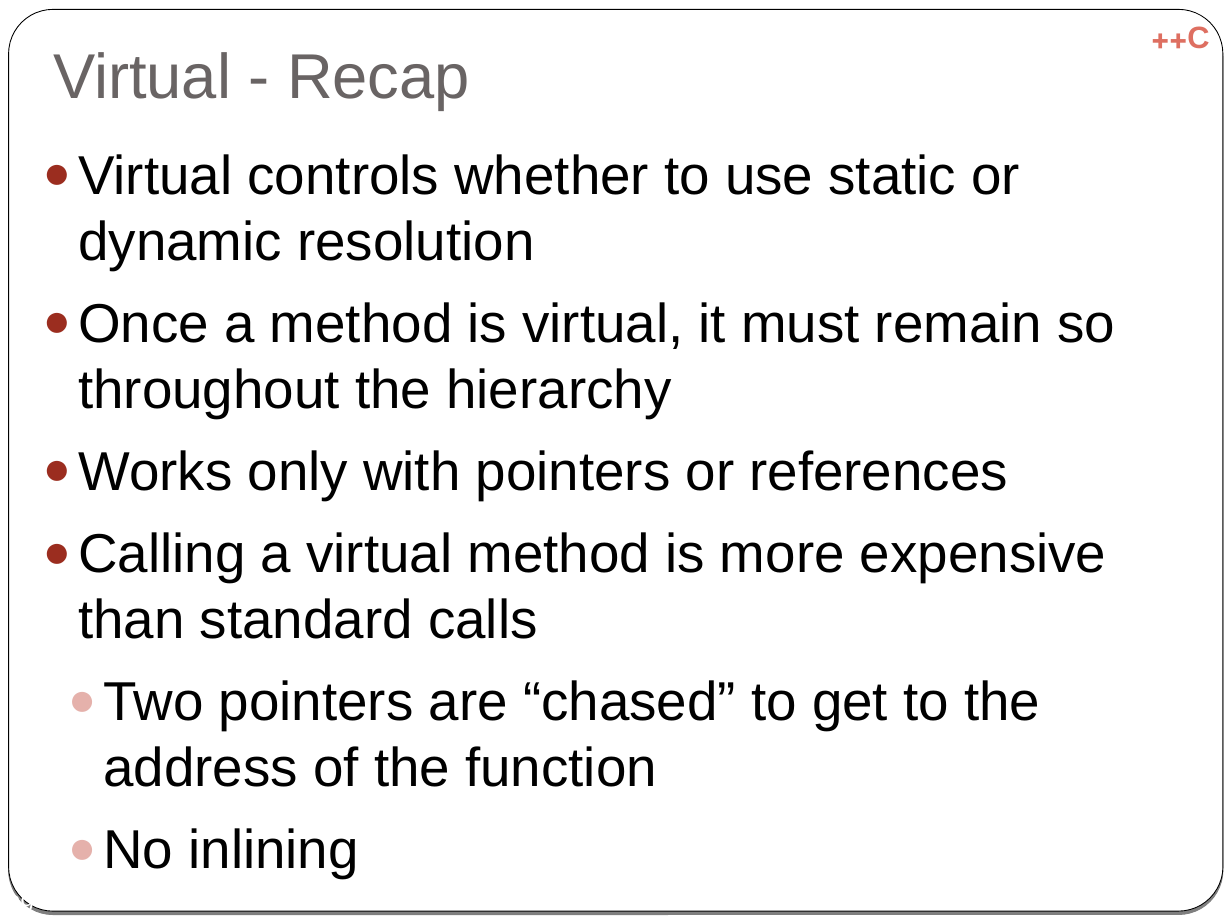
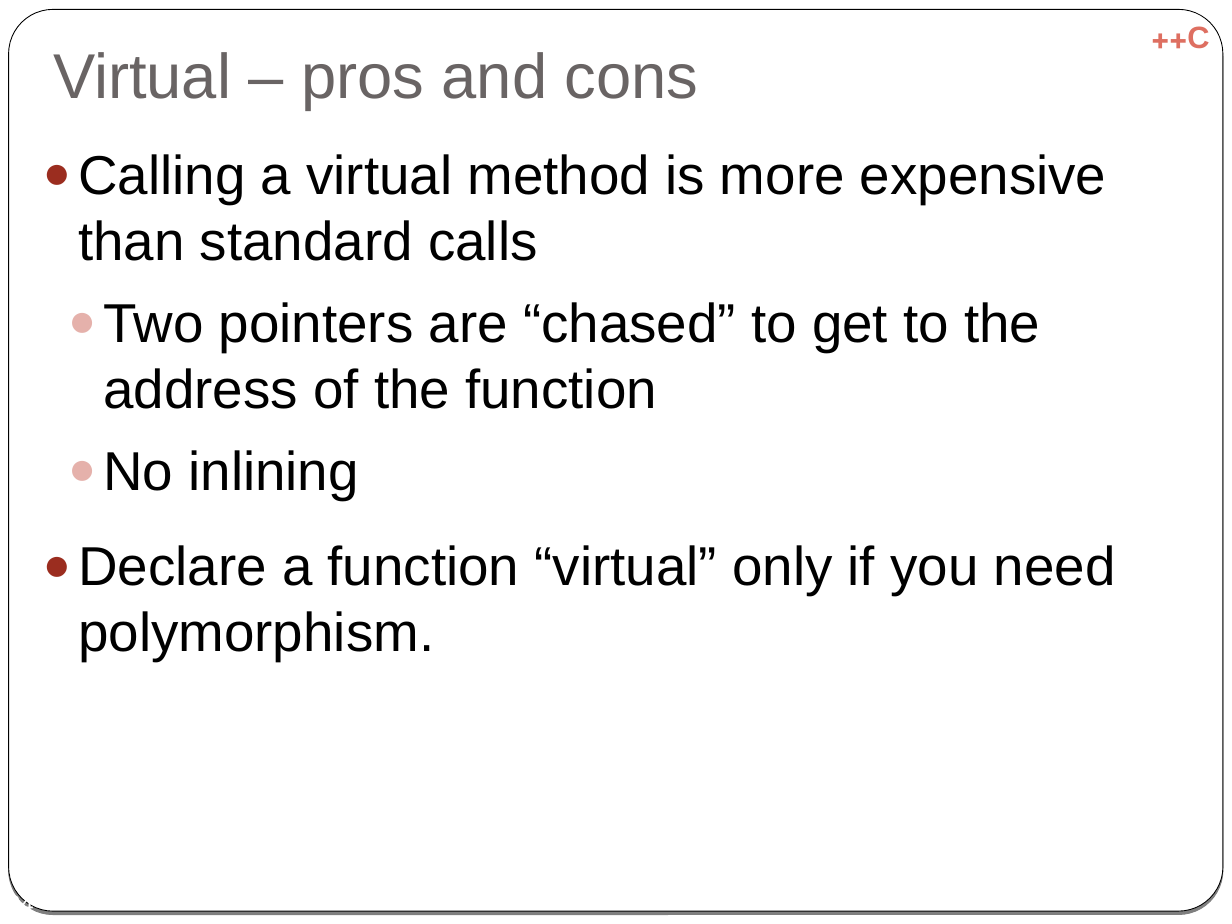
Before and after one commit to cpp-at-ariel/cpp-5778, a slide deck: slide 34 of week06-inheritance/slides-override-virtual.odp (slide 39 before the commit). Drawn at 1232x924 pixels with LibreOffice and Linux fonts; fonts in the diff are those of the drawing. Boxes give left, top, right and bottom in pixels: in the first picture for what was removed or moved away, otherwise in the second. Text is boxed around its words. In the diff, an @@ line names an element or a change of style, - is before the commit and + after.

```diff
--- a/week06-inheritance/slides-override-virtual.odp
+++ b/week06-inheritance/slides-override-virtual.odp
@@ title at (x1=53, y1=52, x2=699, y2=110): text changed @@
-Virtual - Recap
+Virtual – pros and cons
@@ text at (x1=78, y1=154, x2=1115, y2=500): paragraphs removed @@
-  ● Virtual controls whether to use static or dynamic resolution
-  ● Once a method is virtual, it must remain so throughout the hierarchy
-  ● Works only with pointers or references
@@ text at (x1=78, y1=545, x2=1116, y2=661): paragraph added @@
+  ● Declare a function “virtual” only if you need polymorphism.
@@ page number at (x1=7, y1=893, x2=34, y2=911): text changed @@
-39
+34
```
Also in this commit, not shown: 27 other slides changed, 7 slides removed, 14 other files.
